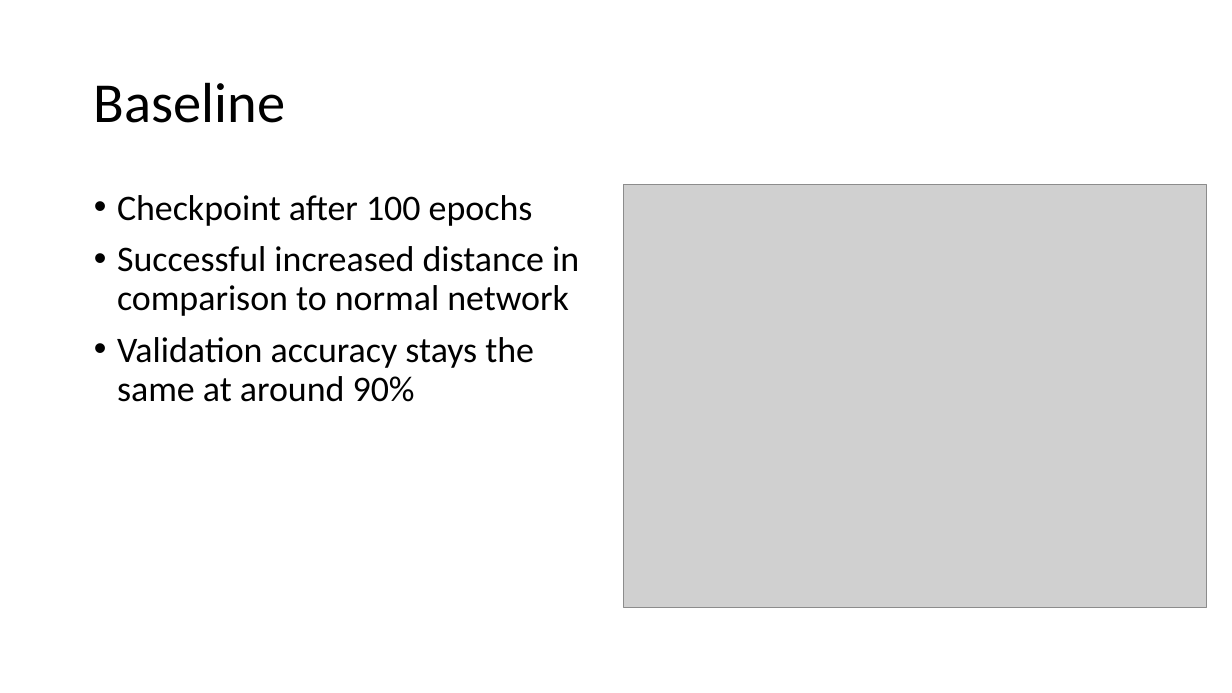
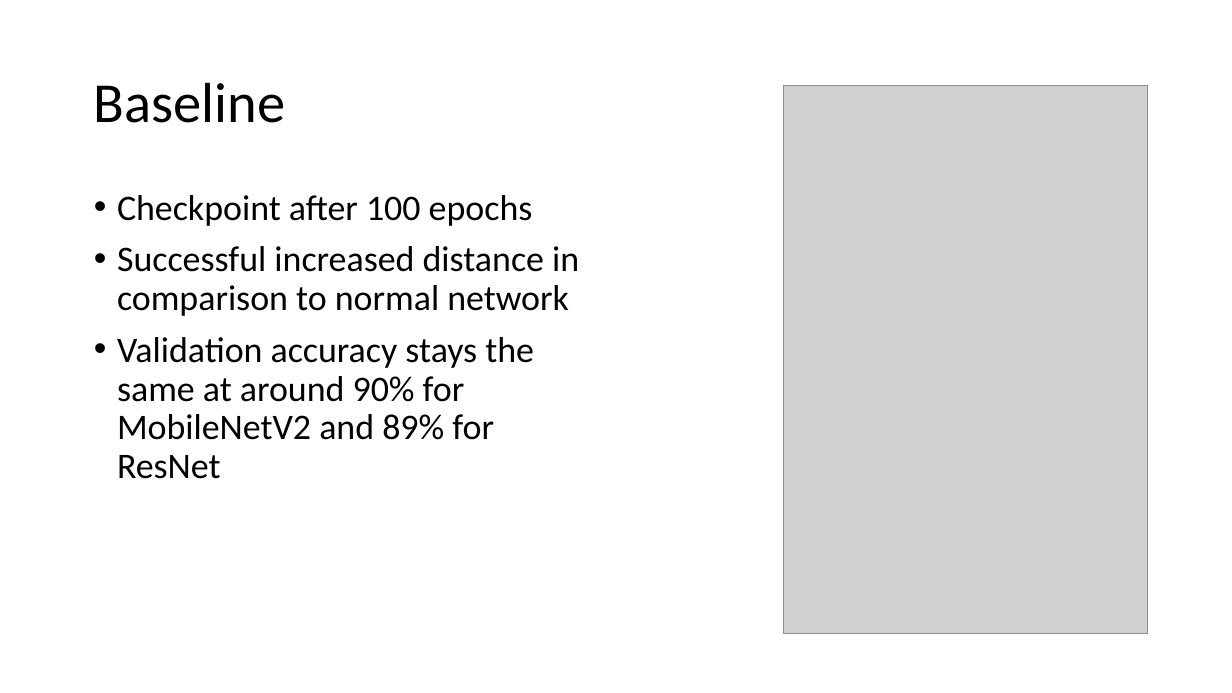
Before and after one commit to philippvb/Bachelorarbeit, a slide deck: slide 27 of presentation/Bachelorthesis_Presentation.odp (slide 32 before the commit). Drawn at 1232x693 pixels with LibreOffice and Linux fonts; fonts in the diff are those of the drawing; grey boxes stand for pictures. Boxes give left, top, right and bottom in pixels: in the first picture for what was removed or moved away, otherwise in the second. Text is boxed around its words. In the diff, an @@ line names an element or a change of style, - is before the commit and + after.

```diff
--- a/presentation/Bachelorthesis_Presentation.odp
+++ b/presentation/Bachelorthesis_Presentation.odp
@@ picture: place and size @@
-picture at [624,185,1207,608]
+picture at [784,85,1148,634]
@@ text at [117,337,534,479]: text changed @@
-• Validation accuracy stays the same at around 90%
+• Validation accuracy stays the same at around 90% for MobileNetV2 and 89% for ResNet
```
Also in this commit, not shown: 20 other slides changed, 16 slides added, 5 slides removed, 21 other files.
